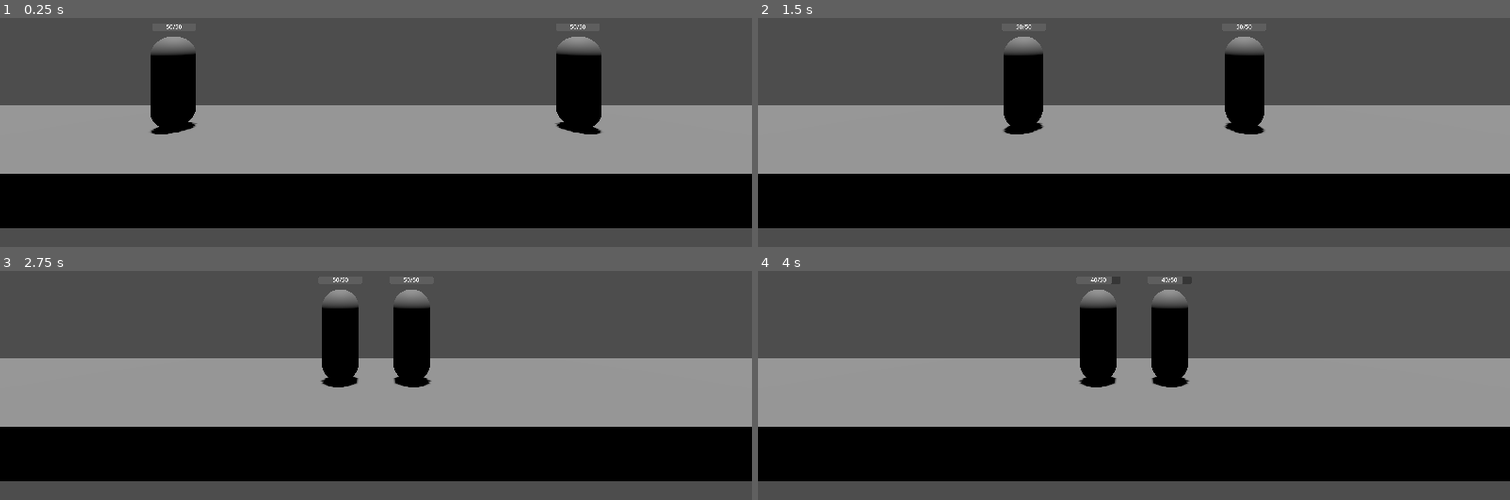
Above: before the commit, frames 1-4 (two rows, left to right).
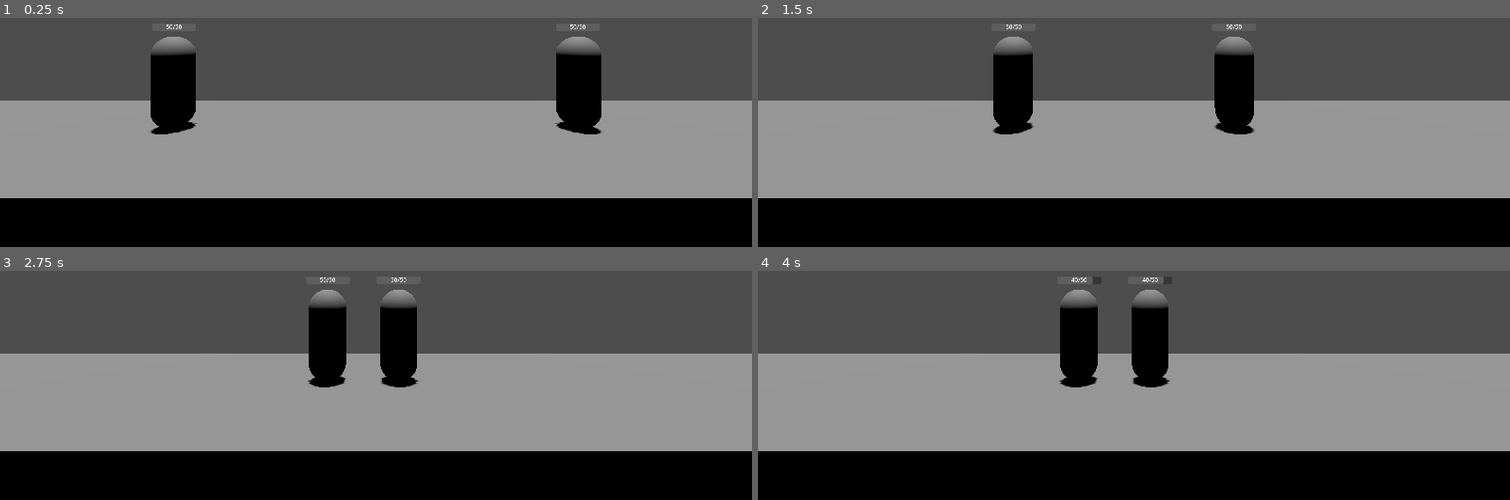
Above: after the commit, the same moments.

Repository: sheepdotcom/tbb-recreation
Game: Godot game, scene res://main.tscn
Two runs of this game, one before a commit and one after it. Both use one fixed random seed, a clock stepped at 60 frames per second and the inputs below.
Inputs:
- Up to frame 1 (0.25 s): no input
- Up to frame 2 (1.5 s): hold D (move_right, bound only after the commit) 0.53-1.28 s; hold A (move_left, bound only after the commit) from 1.28 s (still down)
- Up to frame 3 (2.75 s): release A (move_left, bound only after the commit) at 2.03 s; hold D (move_right, bound only after the commit) from 2.03 s (still down)
- Up to frame 4 (4 s): release D (move_right, bound only after the commit) at 3.53 s; hold A (move_left, bound only after the commit) from 3.53 s (still down)

The runs differ from the first frame. In frame 1, 21% of the frame differs, in the area x 0-100%, y 36-100%; in frame 2, 23%; in frame 3, 23%; in frame 4, 25%, in the area x 0-100%, y 2-100%.

Commit message:
internal changes i guess whatever another day of work done

Diff:
--- /dev/null
+++ b/base.gd
@@ -0,0 +1,23 @@
+extends StaticBody3D
+
+class_name Base
+
+@export var is_enemy := false:
+	set(value):
+		is_enemy = value
+		if hitbox != null:
+			_update_is_enemy()
+
+var hitbox: HitboxComponent
+
+
+func _ready():
+	hitbox = $HitboxComponent
+
+	assert(hitbox != null)
+
+	_update_is_enemy()
+
+
+func _update_is_enemy():
+	hitbox.is_enemy = is_enemy
--- /dev/null
+++ b/base.tscn
@@ -0,0 +1,32 @@
+[gd_scene load_steps=7 format=3 uid="uid://b3qag1q82vrpw"]
+
+[ext_resource type="Script" uid="uid://ddkcajly65fso" path="res://base.gd" id="1_rpg24"]
+[ext_resource type="PackedScene" uid="uid://d1v65w1aur6h0" path="res://health_component.tscn" id="3_8rhti"]
+[ext_resource type="PackedScene" uid="uid://cvihjhrrfteto" path="res://hitbox_component.tscn" id="4_ohhpf"]
+
+[sub_resource type="BoxShape3D" id="BoxShape3D_g5ejs"]
+size = Vector3(9, 9, 9)
+
+[sub_resource type="BoxMesh" id="BoxMesh_rpg24"]
+size = Vector3(9, 9, 9)
+
+[sub_resource type="BoxShape3D" id="BoxShape3D_21bcp"]
+size = Vector3(9, 9, 9)
+
+[node name="Base" type="StaticBody3D"]
+script = ExtResource("1_rpg24")
+
+[node name="CollisionShape3D" type="CollisionShape3D" parent="."]
+shape = SubResource("BoxShape3D_g5ejs")
+
+[node name="MeshInstance3D" type="MeshInstance3D" parent="."]
+mesh = SubResource("BoxMesh_rpg24")
+
+[node name="HealthComponent" parent="." node_paths=PackedStringArray("parent") instance=ExtResource("3_8rhti")]
+transform = Transform3D(1, 0, 0, 0, 1, 0, 0, 0, 1, 0, 6, 0)
+parent = NodePath("..")
+
+[node name="HitboxComponent" parent="." node_paths=PackedStringArray("parent", "health_component") instance=ExtResource("4_ohhpf")]
+parent = NodePath("..")
+health_component = NodePath("../HealthComponent")
+shape = SubResource("BoxShape3D_21bcp")
--- a/base_attack_component.gd
+++ /dev/null
@@ -1,34 +0,0 @@
-extends Node
-
-# the base for all battler's attack components
-# gives a base type with the functions that can be hooked onto and the parent variable
-class_name BaseAttackComponent
-
-@export var parent: Battler:
-	set(value):
-		parent = value
-		assert(parent != null)
-
-func _ready():
-	assert(parent != null)
-
-
-# don't think this one gonna ever be used lol
-func _on_pre_windup():
-	pass
-
-
-# don't think this one gonna ever be used lol
-func _on_windup():
-	pass
-
-
-# this function handles attack stuff, including damaging enemies
-# because some battlers don't attack, like a lot of supports (healer, cola, slateskin, protest)
-func _on_attack():
-	pass
-
-
-# don't think this one gonna ever be used lol
-func _on_attack_finished():
-	pass
--- a/base_attack_component.tscn
+++ /dev/null
@@ -1,6 +0,0 @@
-[gd_scene load_steps=2 format=3 uid="uid://65vapcxcoc31"]
-
-[ext_resource type="Script" uid="uid://dxy3rpvjgynu5" path="res://base_attack_component.gd" id="1_bk8mt"]
-
-[node name="BaseAttackComponent" type="Node"]
-script = ExtResource("1_bk8mt")
--- a/basic_attack_component.gd
+++ b/basic_attack_component.gd
@@ -1,4 +1,4 @@
-extends BaseAttackComponent
+extends CoreAttackComponent
 
 func _on_attack():
 	var closest_enemy := parent.get_closest_enemy()
--- a/basic_attack_component.tscn
+++ b/basic_attack_component.tscn
@@ -2,5 +2,5 @@
 
 [ext_resource type="Script" uid="uid://bbl0rfpy1k4ht" path="res://basic_attack_component.gd" id="1_dtour"]
 
-[node name="BasicAttackComponent" type="Node"]
+[node name="BasicAttackComponent" type="Node3D"]
 script = ExtResource("1_dtour")
--- a/battler.gd
+++ b/battler.gd
@@ -51,7 +51,7 @@
 
 enum AttackingState { NONE, PRE_WINDUP, WINDUP, ATTACKING }
 
-var attack_component: BaseAttackComponent
+var attack_component: CoreAttackComponent
 var attacking_state := AttackingState.NONE
 
 signal on_pre_windup() # equivalent of on enemy spotted or something idk
--- a/battler.tscn
+++ b/battler.tscn
@@ -1,9 +1,9 @@
 [gd_scene load_steps=9 format=3 uid="uid://csx1b2pkuiepw"]
 
 [ext_resource type="Script" uid="uid://b8uqqibftmvum" path="res://battler.gd" id="1_7jvhn"]
-[ext_resource type="Script" uid="uid://cr8woln3ff2re" path="res://hitbox_component.gd" id="2_e008c"]
-[ext_resource type="Script" uid="uid://d2bp5ml7insm8" path="res://range_detection_component.gd" id="3_8njye"]
-[ext_resource type="Script" uid="uid://cfbbft2c5sq5r" path="res://health_component.gd" id="4_66ygq"]
+[ext_resource type="PackedScene" uid="uid://d2hj1n1kvsbpf" path="res://range_detection_component.tscn" id="5_5muag"]
+[ext_resource type="PackedScene" uid="uid://cvihjhrrfteto" path="res://hitbox_component.tscn" id="5_8ey71"]
+[ext_resource type="PackedScene" uid="uid://d1v65w1aur6h0" path="res://health_component.tscn" id="5_e88s5"]
 
 [sub_resource type="CapsuleMesh" id="CapsuleMesh_6qqko"]
 radius = 1.0
@@ -31,20 +31,14 @@
 [node name="CollisionShape3D" type="CollisionShape3D" parent="."]
 shape = SubResource("BoxShape3D_7jvhn")
 
-[node name="HitboxComponent" type="Area3D" parent="." node_paths=PackedStringArray("parent", "health_component")]
-script = ExtResource("2_e008c")
+[node name="HitboxComponent" parent="." node_paths=PackedStringArray("parent", "health_component") instance=ExtResource("5_8ey71")]
 parent = NodePath("..")
 health_component = NodePath("../HealthComponent")
-metadata/_custom_type_script = "uid://cr8woln3ff2re"
+shape = SubResource("CapsuleShape3D_8ey71")
 
-[node name="CollisionShape3D" type="CollisionShape3D" parent="HitboxComponent"]
-shape = SubResource("CapsuleShape3D_e008c")
-
-[node name="RangeDetectionComponent" type="Node3D" parent="." node_paths=PackedStringArray("hitbox_component", "range_area")]
-script = ExtResource("3_8njye")
+[node name="RangeDetectionComponent" parent="." node_paths=PackedStringArray("hitbox_component", "range_area") instance=ExtResource("5_5muag")]
 hitbox_component = NodePath("../HitboxComponent")
 range_area = NodePath("../RangeArea")
-metadata/_custom_type_script = "uid://d2bp5ml7insm8"
 
 [node name="RangeArea" type="Area3D" parent="."]
 
@@ -52,11 +46,9 @@
 shape = SubResource("SphereShape3D_8njye")
 debug_color = Color(0.6804357, 0.2994788, 1, 0.41960785)
 
-[node name="HealthComponent" type="Node3D" parent="." node_paths=PackedStringArray("parent")]
+[node name="HealthComponent" parent="." node_paths=PackedStringArray("parent") instance=ExtResource("5_e88s5")]
 transform = Transform3D(1, 0, 0, 0, 1, 0, 0, 0, 1, 0, 3, 0)
-script = ExtResource("4_66ygq")
 parent = NodePath("..")
-metadata/_custom_type_script = "uid://cfbbft2c5sq5r"
 
 [node name="AttackTimer" type="Timer" parent="."]
 process_callback = 0
--- a/battler_enums.gd
+++ b/battler_enums.gd
@@ -18,52 +18,52 @@
 
 
 # for like all of these GO INGAME AND LOOK AT ALMANAC CUZ WIKI SEEMS TO BE WRONG SOMETIMES (and fix wiki too)
-const health_table := [
+const health_table: Array[Array] = [
 	[50, 30, 70, 40, 80, 50, 80, 500],
 	[50, 30, 70, 40, 60, 50, 30, 500]
 ]
-const armor_table := [
+const armor_table: Array[Array] = [
 	[0, 0, 0, 0, 0, 0, 0, 0],
 	[0, 0, 0, 0, 0, 0, 0, 0]
 ]
-const resistance_table := [
+const resistance_table: Array[Array] = [
 	[0, 0, 0, 0, 0, 0, 0, 0],
 	[0, 0, 0, 0, 0, 0, 0, 0]
 ]
-const damage_table := [
+const damage_table: Array[Array] = [
 	[10, 4, 15, 8, 30, 30, 200, 80],
 	[10, 4, 30, 8, 20, 40, 150, 80]
 ]
 # this one will need EXTENSIVE testing, seeing as Battler is actually 2.2 and Sword Battler is 1.05
 # bomb/kamikaze battler has special function called exploding upon first attack so don't even bother checking, maybe (actually wait kamikaze can't explode when inflicted with cold and just attacks every second maybe hmm)
-const attack_rate_table := [
+const attack_rate_table: Array[Array] = [
 	# x    o    x     o    o    o    o    -
 	[2.6, 3.0, 1.05, 0.5, 3.0, 4.0, 1.0, 0.0],
 	# o   o    o     o    -    o    -    -
 	[2.6, 4.0, 3.0, 1.0, 3.0, 8.0, 1.0, 0.0]
 ]
-const attack_range_table := [
+const attack_range_table: Array[Array] = [
 	[3, 5, 5, 12, 15, 15, 3, 6],
 	[3, 5, 7, 12, 18, 15, 3, 6]
 ]
-const walkspeed_table := [
+const walkspeed_table: Array[Array] = [
 	[4, 3, 4, 3, 3, 2, 5, 1.5],
 	[4, 3, 4, 3, 3, 2, 10, 1.5]
 ]
 # on the Builder Battler wiki page someone put under the stats section the recharge being 4 seconds lol, might fix that later
 # Slinger Battler has 4 instead of 8 lol what is going on? (are people using loadout stats instead of almanac stats?) (not on Stunner Battler though lol)
 # Rocket/Crocket Battlers are mismatched as well wtf???
-const recharge_table := [
+const recharge_table: Array[Array] = [
 	[5, 7, 6, 8, 10, 14, 15, 35],
 	[5, 7, 6, 8, 10, 20, 25, 35]
 ]
-const cost_table := [
+const cost_table: Array[Array] = [
 	[50, 100, 150, 200, 300, 500, 500, 1000],
 	[50, 100, 150, 200, 300, 500, 500, 1000]
 ]
 # might need testing for things without listed windups (only the wiki has windups)
 # wiki windups seem correct so ill just use the wiki ones
-const windup_table := [
+const windup_table: Array[Array] = [
 	# x     o   x      o    o    o    o    o
 	[0.15, 0.0, 0.15, 0.1, 0.5, 0.3, 2.0, 0.6],
 	# x     o    o     o    o    o    x    o
@@ -71,7 +71,7 @@
 ]
 # this one will need EXTENSIVE testing just like attack_rate
 # extensive here means spawn battlers in sandbox and record them, then check how many frames from seeing each other to starting windup
-const pre_windup_table := [
+const pre_windup_table: Array[Array] = [
 	# x     -    x    -    -    -    -    -
 	[0.53, 0.0, 0.0, 0.0, 0.0, 0.0, 0.0, 0.0],
 	# x     -    -    -    -    -    x    -
@@ -81,7 +81,7 @@
 
 
 # TODO: some sort of function or table for getting all the base stats of all the battlers
-static func create_component(id: ID, is_alt: bool) -> BaseAttackComponent:
+static func create_component(id: ID, is_alt: bool) -> CoreAttackComponent:
 	if id == ID.TITAN_BATTLER and is_alt:
 		return null # TODO: Telamon attack component
 	else:
--- /dev/null
+++ b/core_attack_component.gd
@@ -0,0 +1,77 @@
+extends Node3D
+
+# the base for all battler's attack components
+# gives a base type with the functions that can be hooked onto and the parent variable
+class_name CoreAttackComponent
+
+# why battler and not like hitbox component? what about bases?
+# well, non-battlers get their own custom attack stuff (since they don't follow the same pre-windup, windup, attack scheme)
+@export var parent: Battler:
+	set(value):
+		parent = value
+		assert(parent != null)
+
+func _ready():
+	assert(parent != null)
+
+
+# don't think this one gonna ever be used lol
+func _on_pre_windup():
+	pass
+
+
+# don't think this one gonna ever be used lol
+func _on_windup():
+	pass
+
+
+# this function handles attack stuff, including damaging enemies
+# because some battlers don't attack, like a lot of supports (healer, cola, slateskin, protest)
+func _on_attack():
+	pass
+
+
+# don't think this one gonna ever be used lol
+func _on_attack_finished():
+	pass
+
+
+# has some neat options, but still an underlying thing, some things might benefit from calling this directly to do their explosions
+# but most would only need the basic explosion function (which will handle vfx)
+func get_hitboxes_in_radius(origin: Vector3, radius: float, select_opposite_team := true, select_same_team := false, select_invisible := true) -> Array[HitboxComponent]:
+	var list: Array[HitboxComponent] = []
+
+	# don't do work if no work to be needed done?
+	if select_opposite_team == false && select_same_team == false:
+		return list
+
+	var select_friendlies = select_opposite_team if parent.is_enemy else select_same_team
+	var select_enemies = select_same_team if parent.is_enemy else select_opposite_team
+
+	var collisions := _get_collisions_in_radius(origin, radius)
+
+	for collision in collisions:
+		var collider = collision.get("collider")
+		if collider is HitboxComponent:
+			if select_invisible || !collider.is_invisible:
+				if collider.is_enemy && select_enemies:
+					list.append(collider)
+				elif !collider.is_enemy && select_friendlies:
+					list.append(collider)
+
+	return list
+
+
+# extremely generic, gives the raw info, not meant to be used outside of this class i guess
+func _get_collisions_in_radius(origin: Vector3, radius: float) -> Array[Dictionary]:
+	var space := get_world_3d().direct_space_state
+
+	var shape := SphereShape3D.new()
+	shape.radius = radius
+
+	var params := PhysicsShapeQueryParameters3D.new()
+	params.shape = shape
+	params.transform = Transform3D(Basis(), origin)
+	params.collision_mask = 1
+
+	return space.intersect_shape(params)
--- /dev/null
+++ b/core_attack_component.tscn
@@ -0,0 +1,6 @@
+[gd_scene load_steps=2 format=3 uid="uid://65vapcxcoc31"]
+
+[ext_resource type="Script" uid="uid://dxy3rpvjgynu5" path="res://core_attack_component.gd" id="1_bk8mt"]
+
+[node name="BaseAttackComponent" type="Node3D"]
+script = ExtResource("1_bk8mt")
--- /dev/null
+++ b/game_camera.gd
@@ -0,0 +1,18 @@
+extends Camera3D
+
+func _process(delta: float):
+	var direction = Vector3.ZERO
+
+	# TODO: speed multipliers from ctrl or shift
+	var speed = 1
+
+	if Input.is_action_pressed("move_left"):
+		direction.x -= 1
+	if Input.is_action_pressed("move_right"):
+		direction.x += 1
+
+	# probably not needed but whatever who knows what if more than just moving along the x-axis?
+	if direction != Vector3.ZERO:
+		direction = direction.normalized()
+
+	position += direction * speed * delta
--- a/health_bar.tscn
+++ /dev/null
@@ -1,42 +0,0 @@
-[gd_scene load_steps=2 format=3 uid="uid://b2je7bcdaqifj"]
-
-[sub_resource type="ViewportTexture" id="ViewportTexture_7igj3"]
-viewport_path = NodePath("SubViewport")
-
-[node name="HealthBar" type="Node3D"]
-
-[node name="SubViewport" type="SubViewport" parent="."]
-disable_3d = true
-transparent_bg = true
-size = Vector2i(240, 40)
-
-[node name="ProgressBar" type="ProgressBar" parent="SubViewport"]
-offset_right = 240.0
-offset_bottom = 40.0
-step = 1.0
-value = 50.0
-rounded = true
-show_percentage = false
-
-[node name="Label" type="Label" parent="SubViewport/ProgressBar"]
-clip_contents = true
-layout_mode = 1
-anchors_preset = 8
-anchor_left = 0.5
-anchor_top = 0.5
-anchor_right = 0.5
-anchor_bottom = 0.5
-offset_left = -120.0
-offset_top = -25.0
-offset_right = 120.0
-offset_bottom = 20.0
-grow_horizontal = 2
-grow_vertical = 2
-theme_override_font_sizes/font_size = 32
-text = ">w<"
-horizontal_alignment = 1
-vertical_alignment = 1
-
-[node name="Sprite3D" type="Sprite3D" parent="."]
-billboard = 1
-texture = SubResource("ViewportTexture_7igj3")
--- a/health_component.gd
+++ b/health_component.gd
@@ -21,19 +21,8 @@
 var health_bar: ProgressBar = null
 var health_label: Label = null
 
-var scene = preload("res://health_bar.tscn").instantiate()
-
 func _ready():
 	assert(parent != null)
-
-	# preload scene, instantiate it, add it as a child, then reparent all its children to self, then delete the container they were in
-	# lets just call this a hack
-	add_child(scene)
-	for child in scene.get_children():
-		child.reparent(self)
-		#add_child(child)
-
-	scene.free()
 
 	health_bar = $SubViewport/ProgressBar
 	health_label = health_bar.get_node("Label")
--- a/health_component.tscn
+++ b/health_component.tscn
@@ -1,6 +1,45 @@
-[gd_scene load_steps=2 format=3 uid="uid://d1v65w1aur6h0"]
+[gd_scene load_steps=3 format=3 uid="uid://d1v65w1aur6h0"]
 
 [ext_resource type="Script" uid="uid://cfbbft2c5sq5r" path="res://health_component.gd" id="1_n21r7"]
 
+[sub_resource type="ViewportTexture" id="ViewportTexture_n21r7"]
+viewport_path = NodePath("SubViewport")
+
 [node name="HealthComponent" type="Node3D"]
 script = ExtResource("1_n21r7")
+
+[node name="SubViewport" type="SubViewport" parent="."]
+disable_3d = true
+transparent_bg = true
+size = Vector2i(240, 40)
+
+[node name="ProgressBar" type="ProgressBar" parent="SubViewport"]
+offset_right = 240.0
+offset_bottom = 40.0
+step = 1.0
+value = 50.0
+rounded = true
+show_percentage = false
+
+[node name="Label" type="Label" parent="SubViewport/ProgressBar"]
+clip_contents = true
+layout_mode = 1
+anchors_preset = 8
+anchor_left = 0.5
+anchor_top = 0.5
+anchor_right = 0.5
+anchor_bottom = 0.5
+offset_left = -120.0
+offset_top = -25.0
+offset_right = 120.0
+offset_bottom = 20.0
+grow_horizontal = 2
+grow_vertical = 2
+theme_override_font_sizes/font_size = 32
+text = ">w<"
+horizontal_alignment = 1
+vertical_alignment = 1
+
+[node name="Sprite3D" type="Sprite3D" parent="."]
+billboard = 1
+texture = SubResource("ViewportTexture_n21r7")
--- a/hitbox_component.gd
+++ b/hitbox_component.gd
@@ -15,6 +15,32 @@
 		assert(health_component != null)
 
 @export var is_enemy = false
+@export var is_invisible = false
+
+@export_group("Collision Shape")
+@export var shape: Shape3D:
+	set(value):
+		shape = value
+		if collision_shape != null:
+			_update_shape()
+
+@export var shape_disabled := false:
+	set(value):
+		shape_disabled = value
+		if collision_shape != null:
+			_update_shape_disabled()
+
+@export var shape_debug_color := Color(0.00, 0.60, 0.69, 0.41):
+	set(value):
+		shape_debug_color = value
+		if collision_shape != null:
+			_update_shape_debug_color()
+
+@export var shape_debug_fill := true:
+	set(value):
+		shape_debug_fill = value
+		if collision_shape != null:
+			_update_shape_debug_fill()
 
 var collision_shape: CollisionShape3D
 
@@ -25,7 +51,29 @@
 	collision_shape = $CollisionShape3D
 	assert(collision_shape != null)
 
+	_update_shape()
+	_update_shape_disabled()
+	_update_shape_debug_color()
+	_update_shape_debug_fill()
 
+
+func _update_shape():
+	collision_shape.shape = shape
+
+
+func _update_shape_disabled():
+	collision_shape.disabled = shape_disabled
+
+
+func _update_shape_debug_color():
+	collision_shape.debug_color = shape_debug_color
+
+
+func _update_shape_debug_fill():
+	collision_shape.debug_fill = shape_debug_fill
+
+
+# TODO: remove this because it is used only for code that will be replaced with better code later
 func get_radius() -> float:
 	if collision_shape.shape is CapsuleShape3D:
 		return collision_shape.shape.radius
--- a/main.tscn
+++ b/main.tscn
@@ -1,17 +1,20 @@
-[gd_scene load_steps=4 format=3 uid="uid://c4iphwqipm4bb"]
+[gd_scene load_steps=6 format=3 uid="uid://c4iphwqipm4bb"]
 
+[ext_resource type="Script" uid="uid://bomx5rvrt7be0" path="res://game_camera.gd" id="1_h2yge"]
 [ext_resource type="PackedScene" uid="uid://csx1b2pkuiepw" path="res://battler.tscn" id="1_ig7tw"]
+[ext_resource type="PackedScene" uid="uid://b3qag1q82vrpw" path="res://base.tscn" id="2_0xm2m"]
 
 [sub_resource type="BoxShape3D" id="BoxShape3D_7dm0k"]
 size = Vector3(60, 2, 10)
 
 [sub_resource type="BoxMesh" id="BoxMesh_ig7tw"]
-size = Vector3(60, 2, 10)
+size = Vector3(60, 2, 13)
 
 [node name="Node3D" type="Node3D"]
 
 [node name="Camera3D" type="Camera3D" parent="."]
 transform = Transform3D(1, 0, 0, 0, 1, 0, 0, 0, 1, 0, 5, 15)
+script = ExtResource("1_h2yge")
 
 [node name="Ground" type="StaticBody3D" parent="."]
 transform = Transform3D(1, 0, 0, 0, 1, 0, 0, 0, 1, 0, -1, 0)
@@ -28,8 +31,36 @@
 
 [node name="Battler" parent="." instance=ExtResource("1_ig7tw")]
 transform = Transform3D(1, 0, 0, 0, 1, 0, 0, 0, 1, 12, 2.5, 0)
+id = null
+is_alt = null
+is_enemy = null
+max_health = null
+armor = null
+resistance = null
+attack_rate = null
+attack_range = null
+walkspeed = null
+windup = null
+pre_windup = null
 
 [node name="Battler2" parent="." instance=ExtResource("1_ig7tw")]
 transform = Transform3D(1, 0, 0, 0, 1, 0, 0, 0, 1, -12, 2.5, 0)
 velocity = Vector3(-4, 0, 0)
+id = null
+is_alt = null
 is_enemy = true
+max_health = null
+armor = null
+resistance = null
+attack_rate = null
+attack_range = null
+walkspeed = null
+windup = null
+pre_windup = null
+
+[node name="BaseEnemy" parent="." instance=ExtResource("2_0xm2m")]
+transform = Transform3D(1, 0, 0, 0, 1, 0, 0, 0, 1, -34.5, 4.5, 0)
+is_enemy = true
+
+[node name="BaseFriendly" parent="." instance=ExtResource("2_0xm2m")]
+transform = Transform3D(1, 0, 0, 0, 1, 0, 0, 0, 1, 34.5, 4.5, 0)
--- a/project.godot
+++ b/project.godot
@@ -67,6 +67,16 @@
 "events": [Object(InputEventKey,"resource_local_to_scene":false,"resource_name":"","device":-1,"window_id":0,"alt_press …(192 unchanged characters)…
 ]
 }
+move_left={
+"deadzone": 0.2,
+"events": [Object(InputEventKey,"resource_local_to_scene":false,"resource_name":"","device":-1,"window_id":0,"alt_pressed":false,"shift_pressed":false,"ctrl_pressed":false,"meta_pressed":false,"pressed":false,"keycode":0,"physical_keycode":65,"key_label":0,"unicode":97,"location":0,"echo":false,"script":null)
+]
+}
+move_right={
+"deadzone": 0.2,
+"events": [Object(InputEventKey,"resource_local_to_scene":false,"resource_name":"","device":-1,"window_id":0,"alt_pressed":false,"shift_pressed":false,"ctrl_pressed":false,"meta_pressed":false,"pressed":false,"keycode":0,"physical_keycode":68,"key_label":0,"unicode":100,"location":0,"echo":false,"script":null)
+]
+}
 
 [rendering]
 
Not shown, changed: TODO.txt
Not shown, added: base.gd.uid
Not shown: 1 places in battler.tscn that only renumber resources
Renamed: base_attack_component.gd.uid -> core_attack_component.gd.uid
Not shown, added: game_camera.gd.uid
